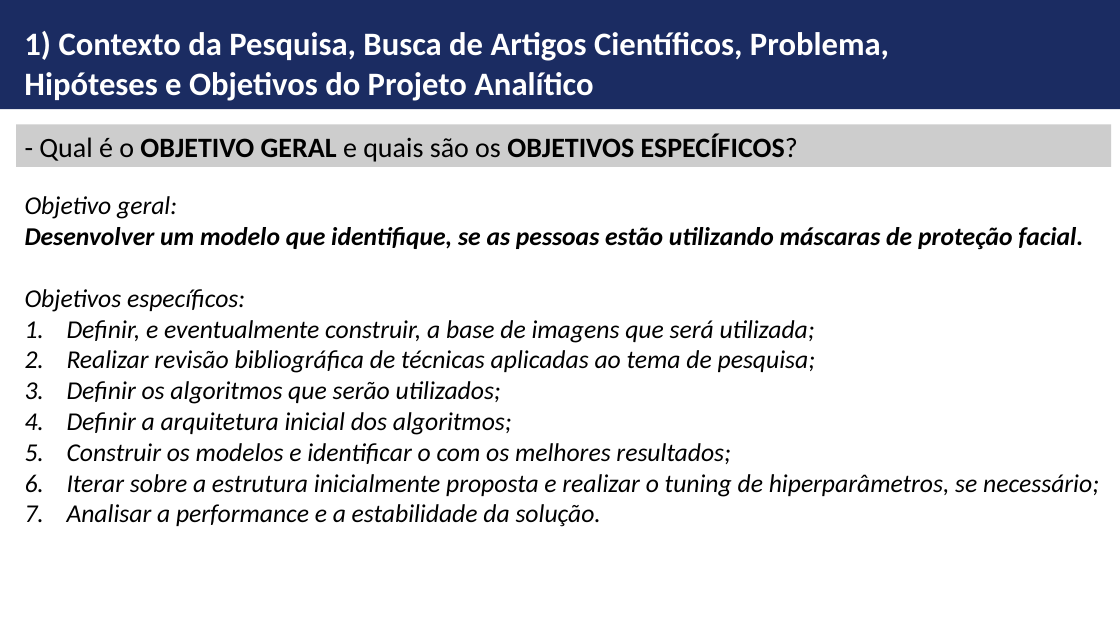
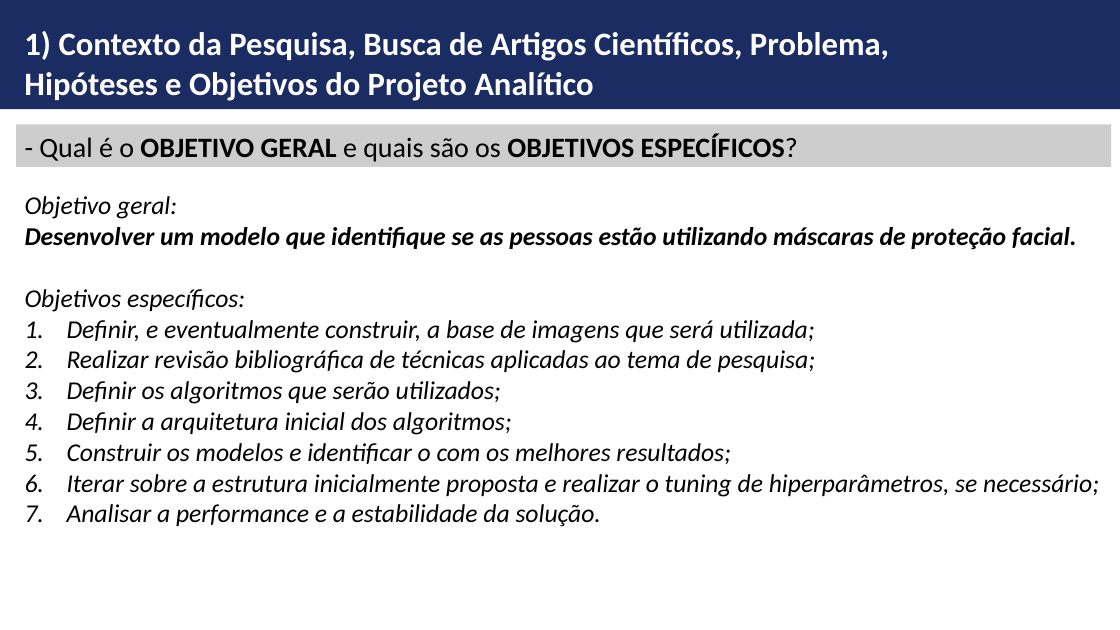
Before and after one commit to ldaniel/Challenges-Requirements-Analytical-Projects, a slide deck: slide 8 of presentation/FGV-MBA - Monografia - Detecção de Máscara Facial.pptx. Drawn at 1120x630 pixels with LibreOffice and Linux fonts; fonts in the diff are those of the drawing; background and template pictures are left out. Boxes give left, top, right and bottom in pixels: in the first picture for what was removed or moved away, otherwise in the second. Text is boxed around its words. In the diff, an @@ line names an element or a change of style, - is before the commit and + after.

```diff
--- a/presentation/FGV-MBA - Monografia - Detecção de Máscara Facial.pptx
+++ b/presentation/FGV-MBA - Monografia - Detecção de Máscara Facial.pptx
@@ text at (25, 227, 1077, 250): text changed @@
-Desenvolver um modelo que identifique, se as pessoas estão utilizando máscaras de proteção facial.
+Desenvolver um modelo que identifique se as pessoas estão utilizando máscaras de proteção facial.
```
Also in this commit, not shown: 1 other slide changed, 1 other file.
